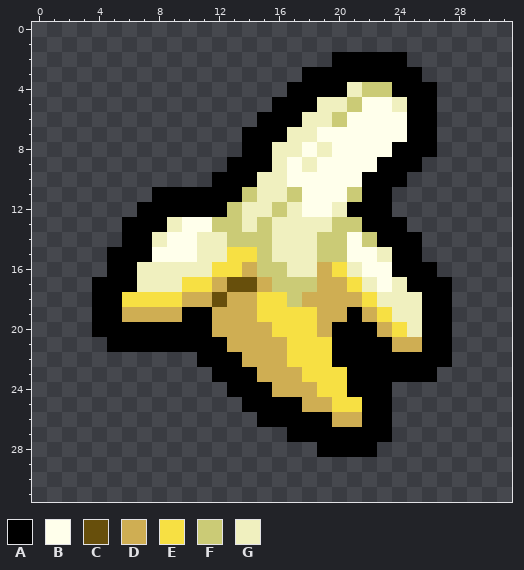
Two states of a pixel-art sprite, resources/gfx/items/collectibles/collectibles_peeled_banana.png. This is how it looked before the edit.
The file is 32x32 pixels.
Palette (. is transparent): A #000000  B #ffffeb  C #674f0c  D #cfae53  E #f7e043  F #cbcb76  G #f0f0bf
Pixels before, first column x 4:
 2 ................AAAAA...
 3 ..............AAAAAAAA..
 4 .............AAAAGFFAAA.
 5 ............AAAGGFBBGAA.
 6 ...........AAAGGFBBBBAA.
 7 ..........AAAGGBBBBBBAA.
 8 ..........AAGGBGBBBBAAA.
 9 .........AAAGBGBBBBAAA..
10 ........AAAGGBBBBBAAA...
11 ....AAAAAAFGGFBBBFAA....
12 ...AAAAAAFGGFGBBGAAA....
13 ..AAAGBBFFGFGGGGFFAAA...
14 ..AAGBBGGFFFGGGFFBFAAA..
15 .AAABBBGGEEFGGGFFBBGAA..
16 .AAGGGGGEEDFFGGDEGBBAAA.
17 AAAGGGEEDCCDFFFDDEGBGAAA
18 AAEEEEDDCDDEEFDDDDEGGGAA
19 AADDDDAADDDEEEEDDADEGGAA
20 AAAAAAAADDDDEEEDAAADEGAA
21 .AAAAAAAADDDDEEEAAAADDAA
22 .......AAADDDEEEAAAAAAAA
23 ........AAADDDEEEAAAAAA.
24 .........AAADDDEEAAA....
25 ..........AAAADDEEAA....
26 ...........AAAAADDAA....
27 .............AAAAAAA....
28 ...............AAAA.....
After the commit:
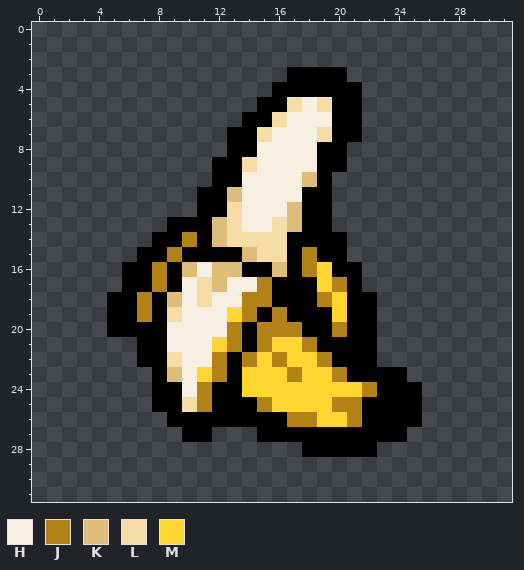
Colours new in this view: H #f7f0e2  J #b38217  K #ddbd78  L #f6dda6  M #ffd62f
What changed:
Changed rows in their new state; - is an unchanged pixel.
first column x 4:
 2 ----------------.....---
 3 -------------A---.....--
 4 ------------A----A.....-
 5 -----------A-LHLAA.....-
 6 ----------A-LHHHAA.....-
 7 ---------A-LHHHLAA.....-
 8 ---------A-HHHHAA......-
 9 --------A-LHHHHAA.....--
10 ----------HHHHKA.....---
11 ----...--KHHHHAA....----
12 ---....--LHHHKAA....----
13 --...AAAKLHHLKAA.....---
14 --..AAJAKLLLLAAAA.....--
15 -..-AJAAAAKLLAJAA.....--
16 -.-AJAKHKKAAKAJMAA.....-
17 ..-AJAHLKHHJAAAMJA......
18 .-AJAKHLHHJJAAAJMAA.....
19 .-AJALHHHMJAJAAAM-A.....
20 .----HHHHJAJJJAAJ--.....
21 -..--HHHMJAJMMJA---.....
22 ---AALHHJ-JMJMMJ---.....
23 ----AKHMJ-MMMJMMJ----..-
24 ----AAHJA-MMMMMMMMJ-AA--
25 ----AALJAA-JMMMMJJ--AA--
26 -----AAAAAA--JJMMJ--AA--
27 ------AA---AA-------A---
28 --------------A---------
Changed places in both pictures, as pixel boxes (x1, y1, x2, y2):
changed: (92, 52, 452, 457)
